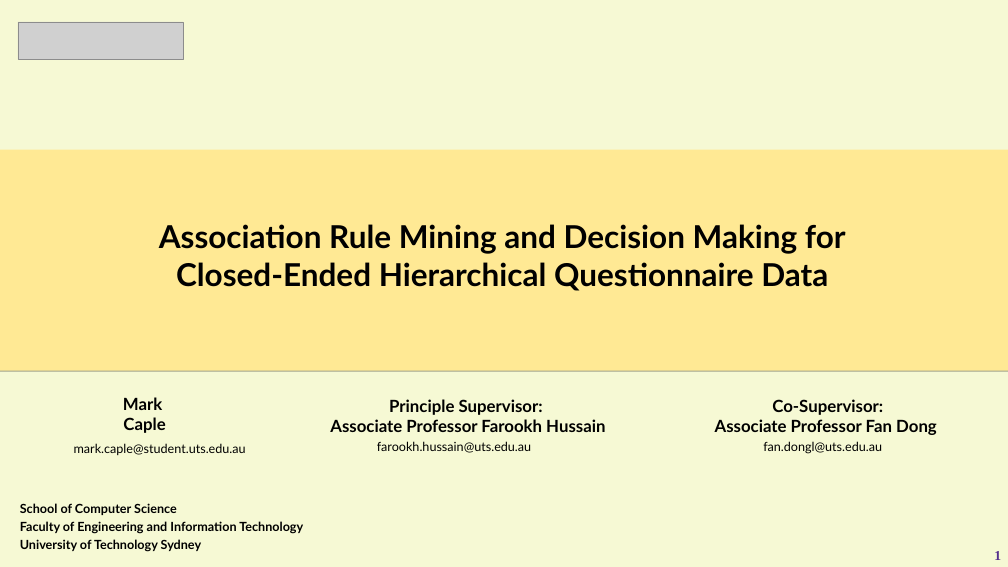
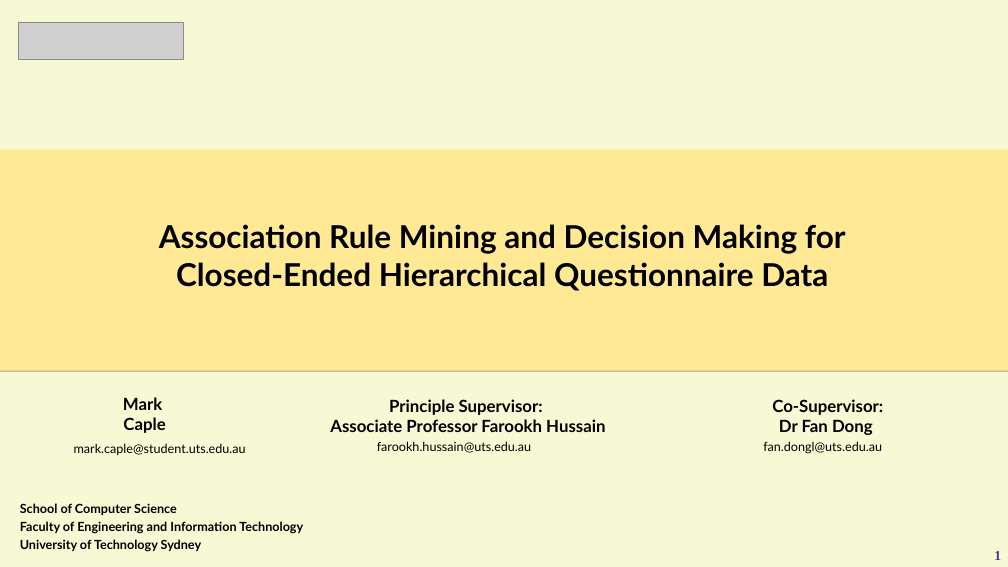
Before and after one commit to mcaple/TRM, a slide deck: slide 1 of CA1.pptx. Drawn at 1008x567 pixels with LibreOffice and Linux fonts; fonts in the diff are those of the drawing; grey boxes stand for pictures. Boxes give left, top, right and bottom in pixels: in the first picture for what was removed or moved away, otherwise in the second. Text is boxed around its words. In the diff, an @@ line names an element or a change of style, - is before the commit and + after.

```diff
--- a/CA1.pptx
+++ b/CA1.pptx
@@ text at (x1=779, y1=420, x2=873, y2=435): text changed @@
-Associate Professor Fan Dong
+Dr Fan Dong
```
Also in this commit, not shown: 7 other files.
